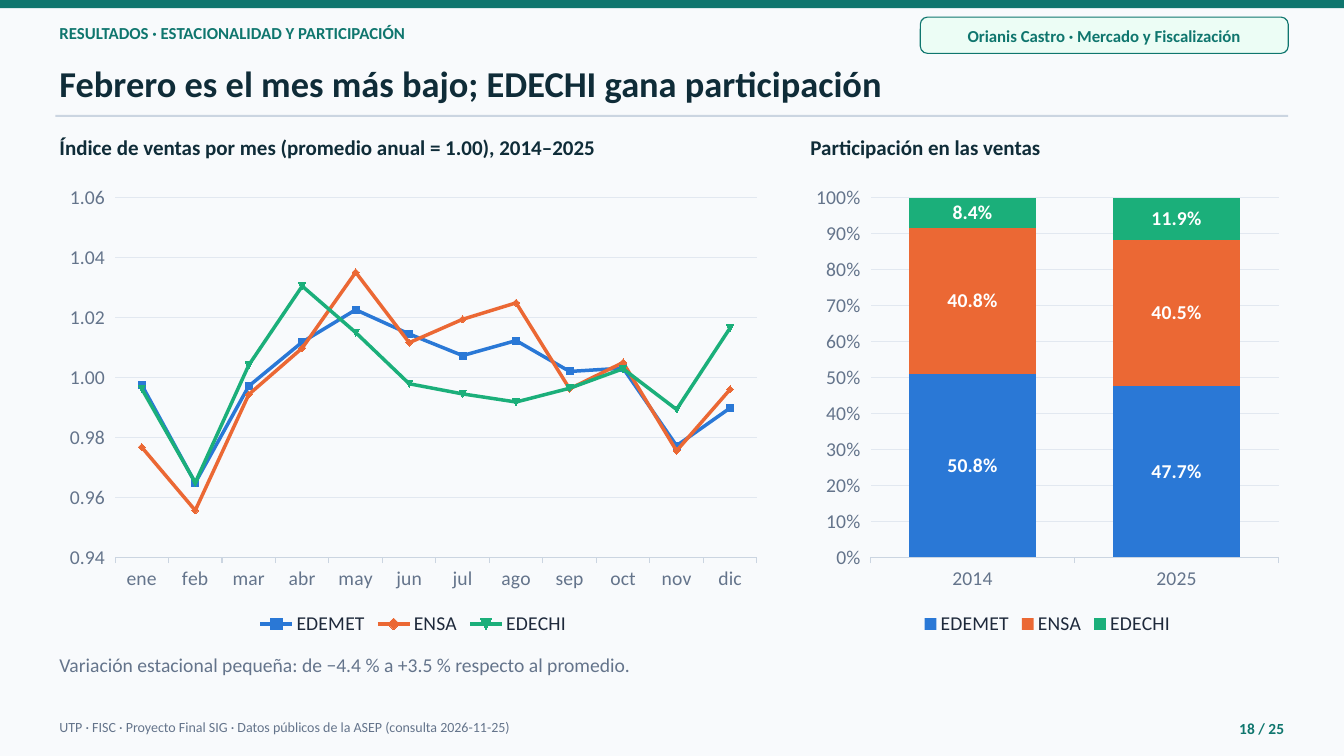
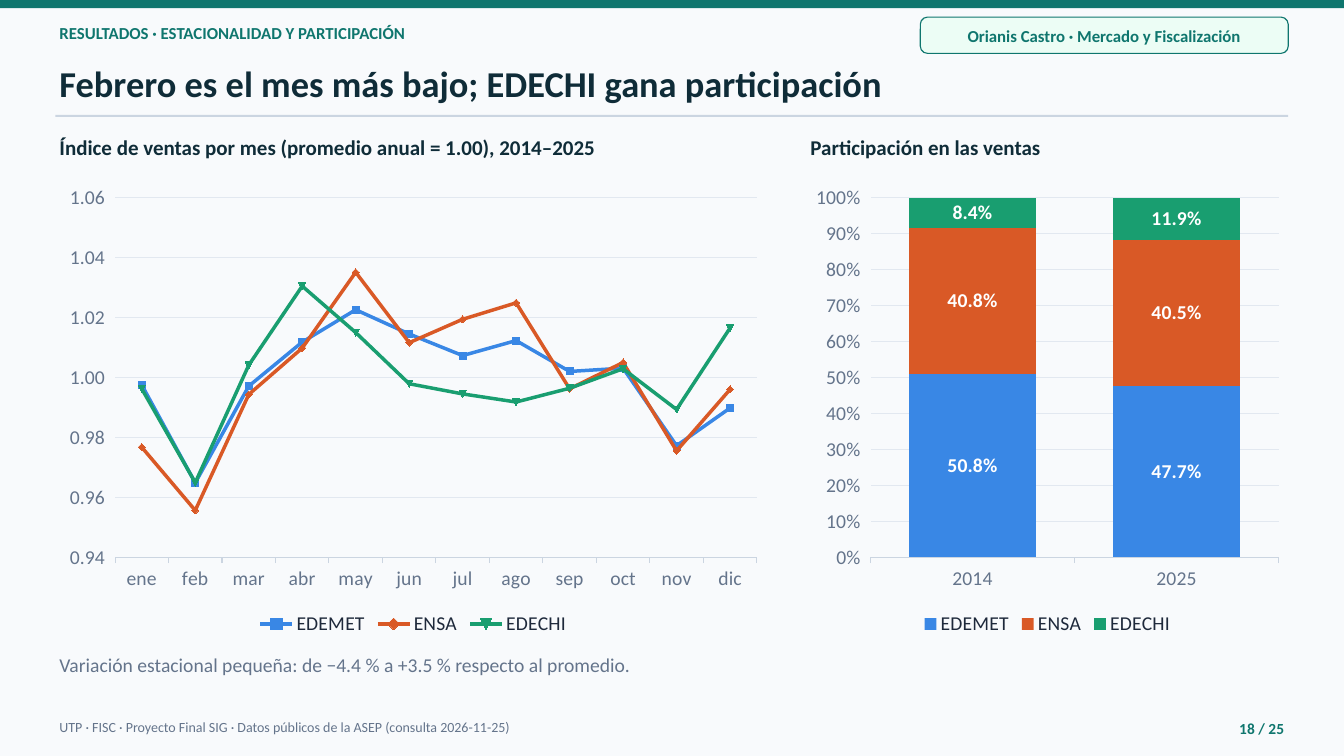
Before and after one commit to Samycaballero/sig-distribuidoras-asep, a slide deck: slide 18 of presentacion/Presentacion_SIG_Distribuidoras_ASEP.pptx. Drawn at 1344x756 pixels with LibreOffice and Linux fonts; fonts in the diff are those of the drawing. Boxes give left, top, right and bottom in pixels: in the first picture for what was removed or moved away, otherwise in the second. Text is boxed around its words. In the diff, an @@ line names an element or a change of style, - is before the commit and + after.

```diff
--- a/presentacion/Presentacion_SIG_Distribuidoras_ASEP.pptx
+++ b/presentacion/Presentacion_SIG_Distribuidoras_ASEP.pptx
@@ line chart at <box>55,176,771,640</box> @@
@@ colour of EDEMET #2A78D6 to #3987E5 @@
@@ colour of ENSA #EB6834 to #D95926 @@
@@ colour of EDECHI #1BAF7A to #199E70 @@
@@ column stacked 100% chart at <box>807,176,1289,640</box> @@
@@ colour of EDEMET #2A78D6 to #3987E5 @@
@@ colour of ENSA #EB6834 to #D95926 @@
@@ colour of EDECHI #1BAF7A to #199E70 @@
```
Also in this commit, not shown: 7 other slides changed, 7 other files.
